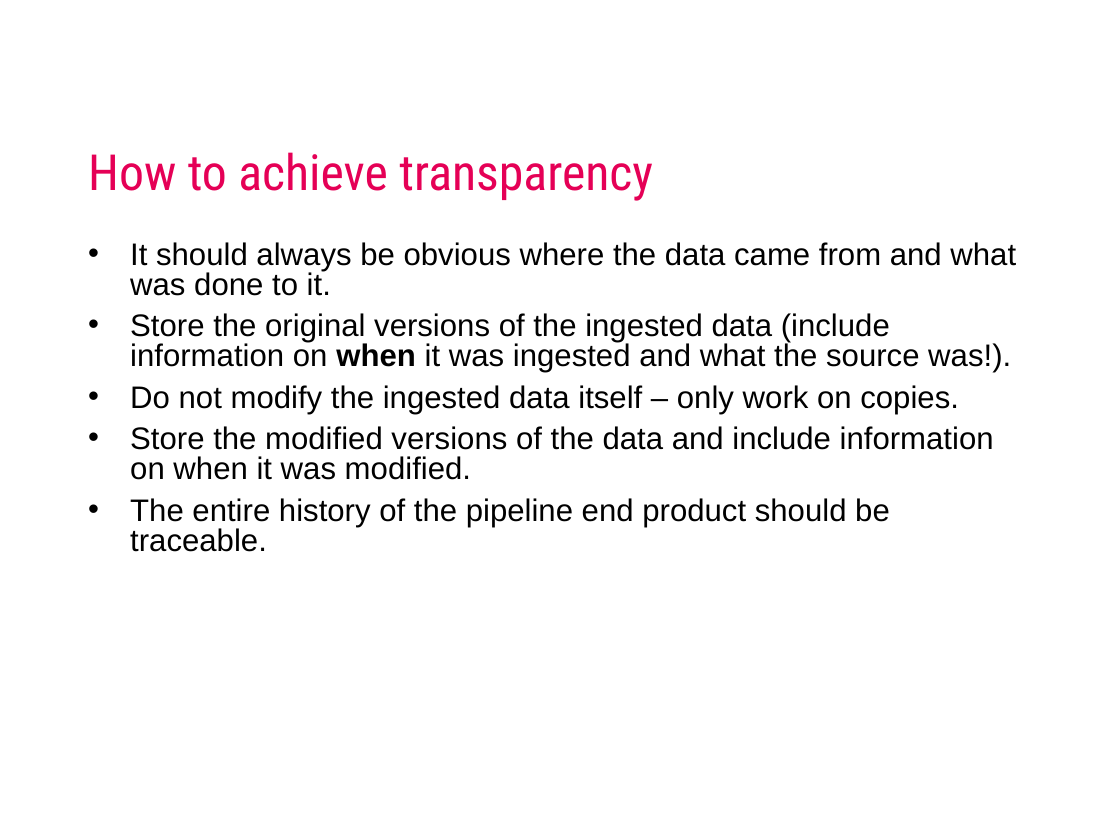
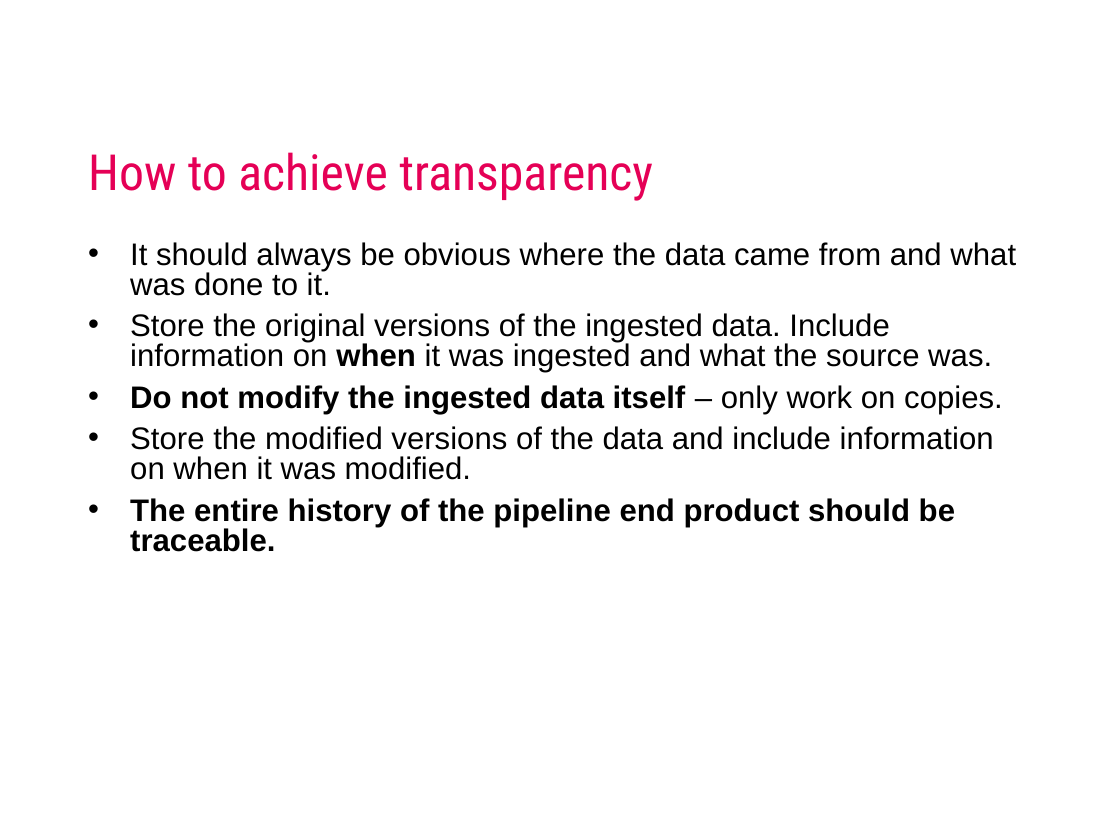
Before and after one commit to AIM-MADS-DATEXP/workshop-pipelines, a slide deck: slide 10 of lecture_pipelines.pptx. Drawn at 1120x840 pixels with LibreOffice and Linux fonts; fonts in the diff are those of the drawing; background and template pictures are left out. Boxes give left, top, right and bottom in pixels: in the first picture for what was removed or moved away, otherwise in the second. Text is boxed around its words. In the diff, an @@ line names an element or a change of style, - is before the commit and + after.

```diff
--- a/lecture_pipelines.pptx
+++ b/lecture_pipelines.pptx
@@ text at (130,313,992,373): text changed @@
-• Store the original versions of the ingested data (include information on when it was ingested and what the source was!).
+• Store the original versions of the ingested data. Include information on when it was ingested and what the source was.
@@ text at (130,385,1003,552): bold on in "Do not modify the ingested data itself", "The entire history of the pipeline end ..." @@
```
Also in this commit, not shown: 2 other slides changed.
